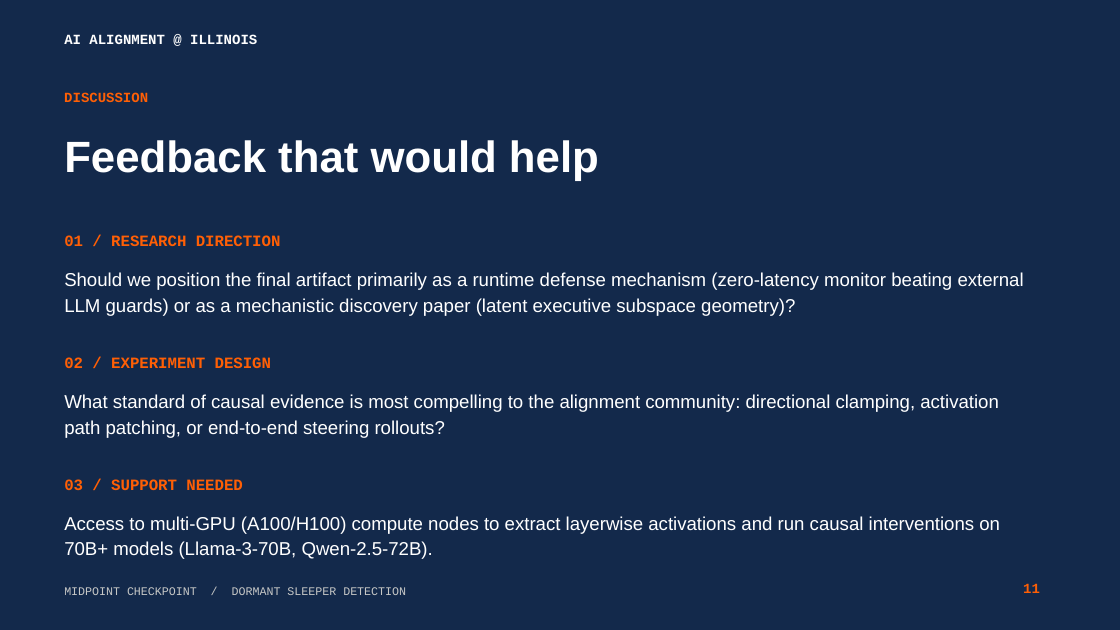
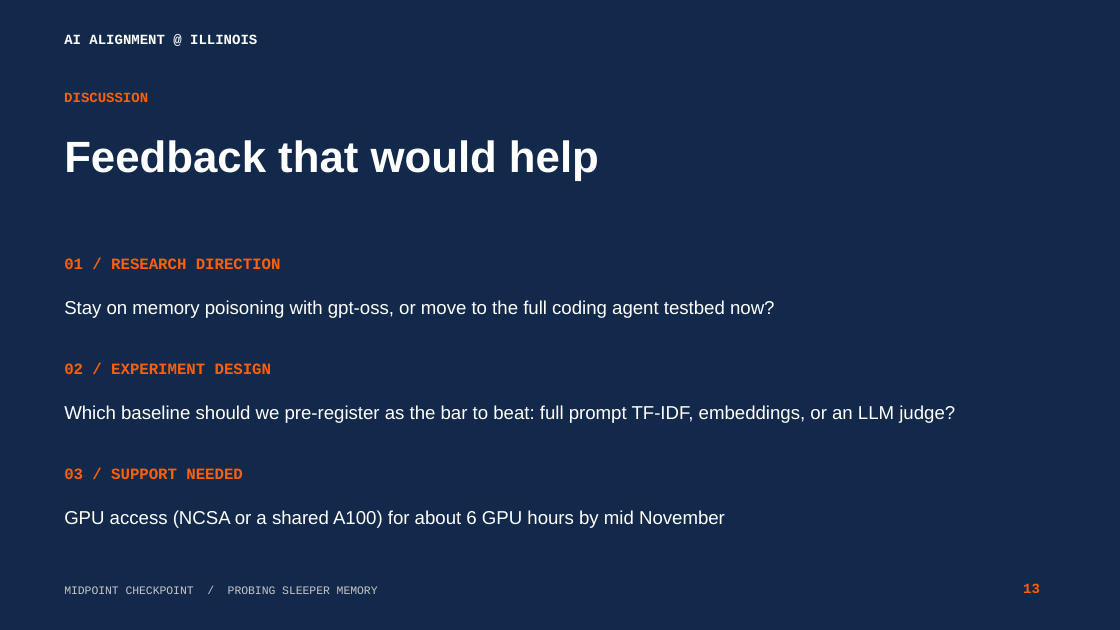
Before and after one commit to pndh/sleeper_detection, a slide deck: slide 13 of AIA Presentation slides.pptx (slide 11 before the commit). Drawn at 1120x630 pixels with LibreOffice and Linux fonts; fonts in the diff are those of the drawing. Boxes give left, top, right and bottom in pixels: in the first picture for what was removed or moved away, otherwise in the second. Text is boxed around its words. In the diff, an @@ line names an element or a change of style, - is before the commit and + after.

```diff
--- a/AIA Presentation slides.pptx
+++ b/AIA Presentation slides.pptx
@@ text "01 / RESEARCH DIRECTION": place and size @@
-text "01 / RESEARCH DIRECTION" at bbox=[64, 235, 281, 246]
+text "01 / RESEARCH DIRECTION" at bbox=[64, 258, 281, 269]
@@ text at bbox=[64, 300, 774, 318]: text changed @@
-Should we position the final artifact primarily as a runtime defense mechanism (zero-latency monitor beating external LLM guards) or as a mechanistic discovery paper (latent executive subspace geometry)?
+Stay on memory poisoning with gpt-oss, or move to the full coding agent testbed now?
@@ text "02 / EXPERIMENT DESIGN": place and size @@
-text "02 / EXPERIMENT DESIGN" at bbox=[64, 357, 271, 368]
+text "02 / EXPERIMENT DESIGN" at bbox=[64, 363, 271, 374]
@@ text at bbox=[64, 405, 955, 423]: text changed @@
-What standard of causal evidence is most compelling to the alignment community: directional clamping, activation path patching, or end-to-end steering rollouts?
+Which baseline should we pre-register as the bar to beat: full prompt TF-IDF, embeddings, or an LLM judge?
@@ text "03 / SUPPORT NEEDED": place and size @@
-text "03 / SUPPORT NEEDED" at bbox=[64, 479, 242, 490]
+text "03 / SUPPORT NEEDED" at bbox=[64, 468, 242, 479]
@@ text at bbox=[64, 510, 725, 528]: text changed @@
-Access to multi-GPU (A100/H100) compute nodes to extract layerwise activations and run causal interventions on 70B+ models (Llama-3-70B, Qwen-2.5-72B).
+GPU access (NCSA or a shared A100) for about 6 GPU hours by mid November
@@ text at bbox=[64, 586, 378, 594]: text changed; size 10 to 9.8 pt @@
-MIDPOINT CHECKPOINT / DORMANT SLEEPER DETECTION
+MIDPOINT CHECKPOINT / PROBING SLEEPER MEMORY
@@ text at bbox=[1023, 583, 1040, 593]: text changed @@
-11
+13
```
Also in this commit, not shown: 10 other slides changed, 3 slides added, 1 slide removed, 37 other files.
